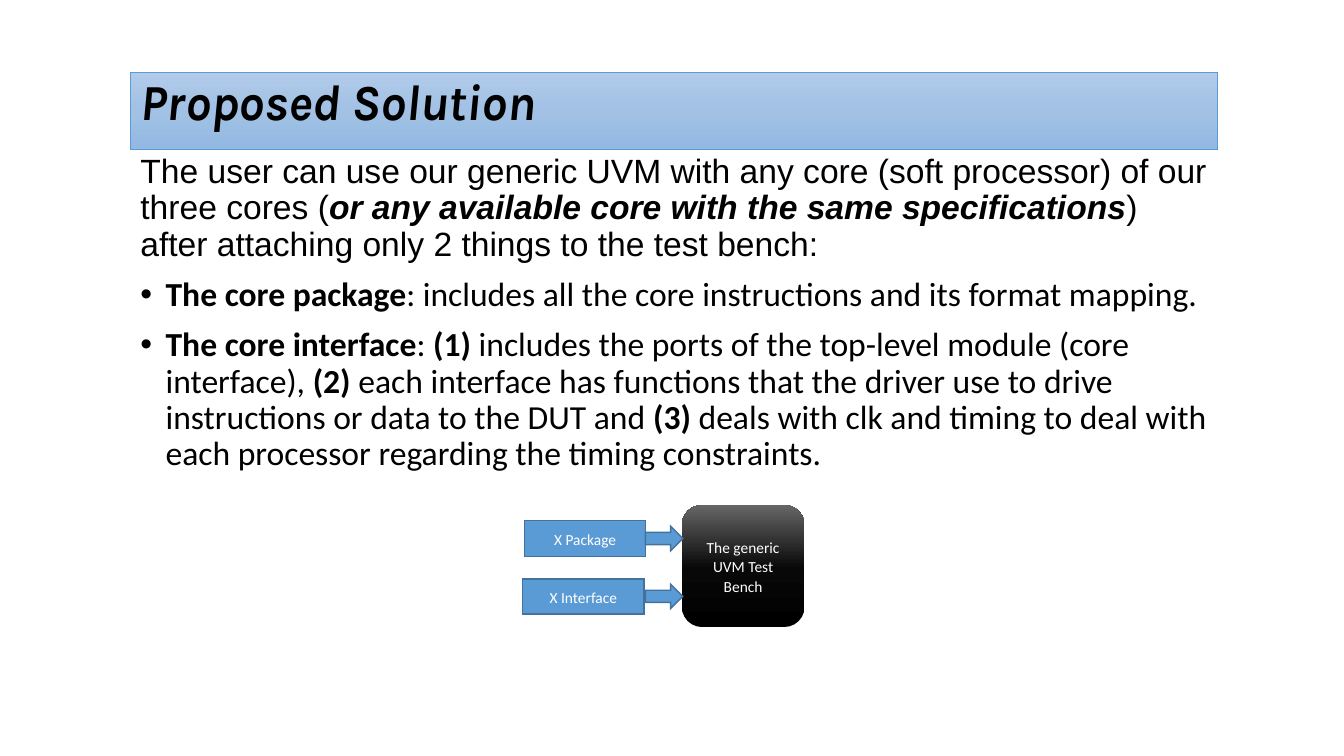
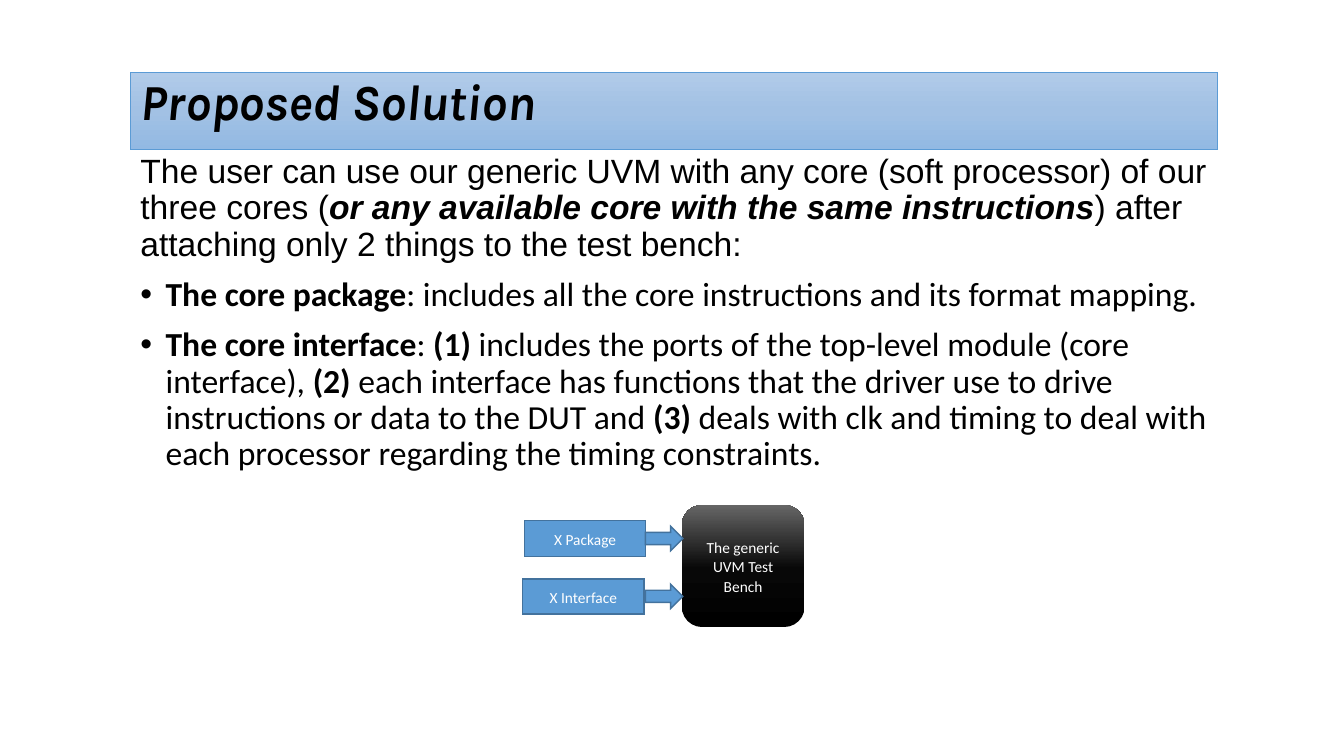
Before and after one commit to cufeolm/codeGP, a slide deck: slide 8 of Project_progress_Agenda.pptx. Drawn at 1344x756 pixels with LibreOffice and Linux fonts; fonts in the diff are those of the drawing. Boxes give left, top, right and bottom in pixels: in the first picture for what was removed or moved away, otherwise in the second. Text is boxed around its words. In the diff, an @@ line names an element or a change of style, - is before the commit and + after.

```diff
--- a/Project_progress_Agenda.pptx
+++ b/Project_progress_Agenda.pptx
@@ text at (140,158,1207,263): text changed @@
-The user can use our generic UVM with any core (soft processor) of our three cores (or any available core with the same specifications) after attaching only 2 things to the test bench:
+The user can use our generic UVM with any core (soft processor) of our three cores (or any available core with the same instructions) after attaching only 2 things to the test bench:
```
Also in this commit, not shown: 1 other slide changed, 21 other files.
